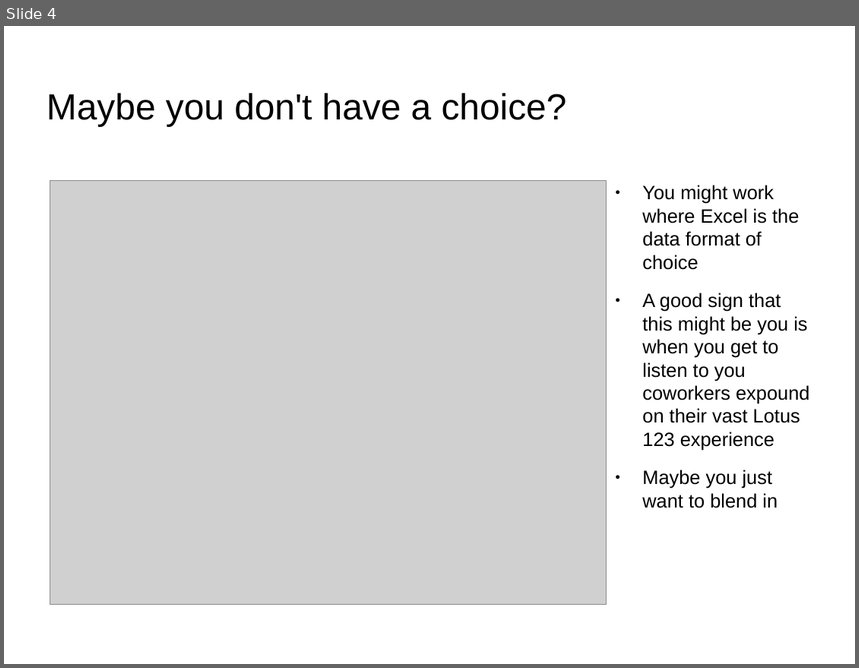
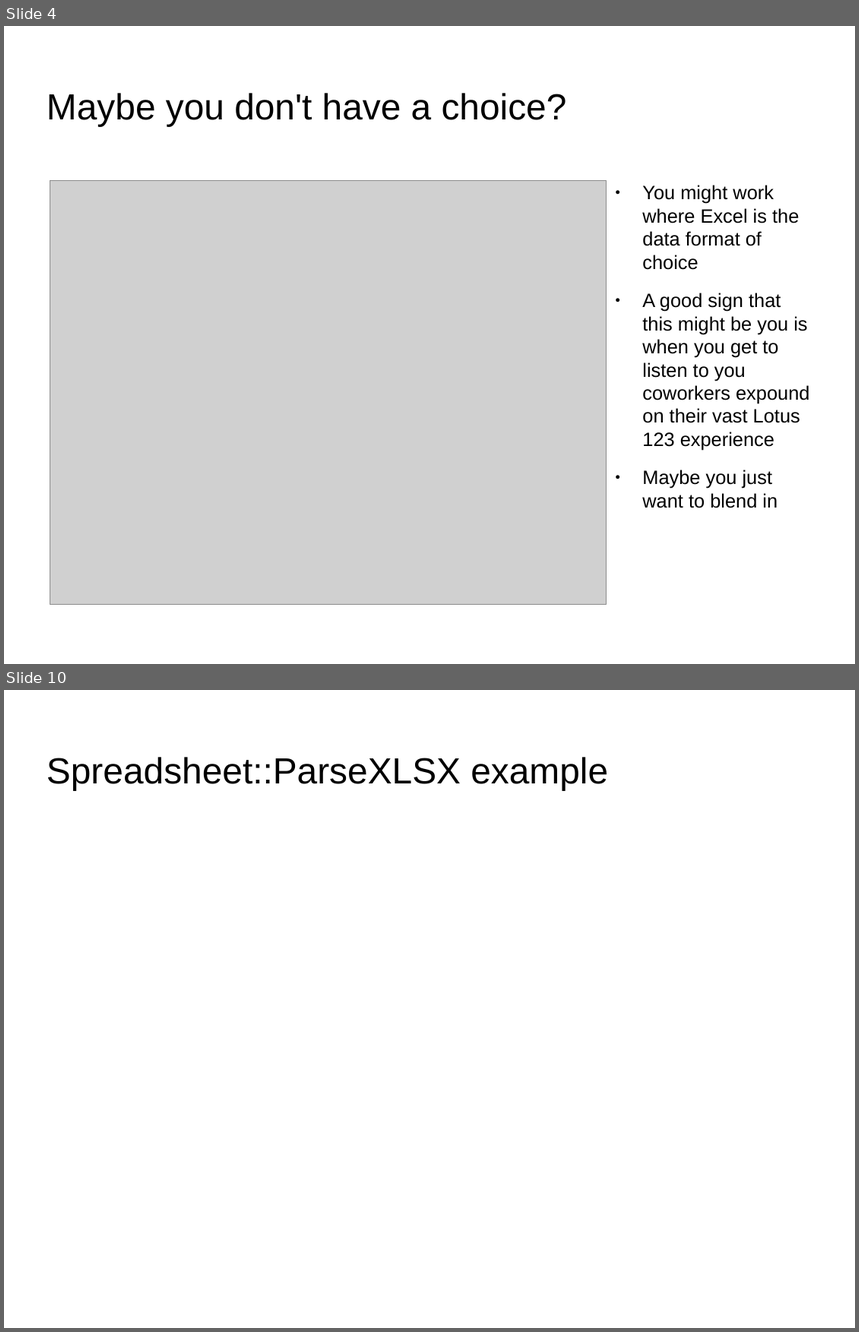
Before and after one commit to jandrew/Spreadsheet-XLSX-Reader-LibXML, a slide deck: SVPerlTalk.odp. Shown one above the other, each under a label of ours: slide 4 before the commit, slides 4 and 10 after it; the slides between them are not shown. The pictures are 859x668 and 859x1332 pixels, drawn with LibreOffice and Linux fonts; fonts in the diff are those of the drawing; grey boxes stand for pictures; background and template pictures are left out. Boxes give left, top, right and bottom in pixels: in the first picture for what was removed or moved away, otherwise in the second. Text is boxed around its words. In the diff, an @@ line names an element or a change of style, - is before the commit and + after.

```diff
--- a/SVPerlTalk.odp
+++ b/SVPerlTalk.odp
@@ slide 10 added at (4,690,855,1328), background picture (left out) @@
@@ title added at (47,757,608,790), 33.9 pt, text #000000 @@
+Spreadsheet::ParseXLSX example
```
Also in this commit, not shown: 4 slides changed, 2 other slides added, 7 other files.
